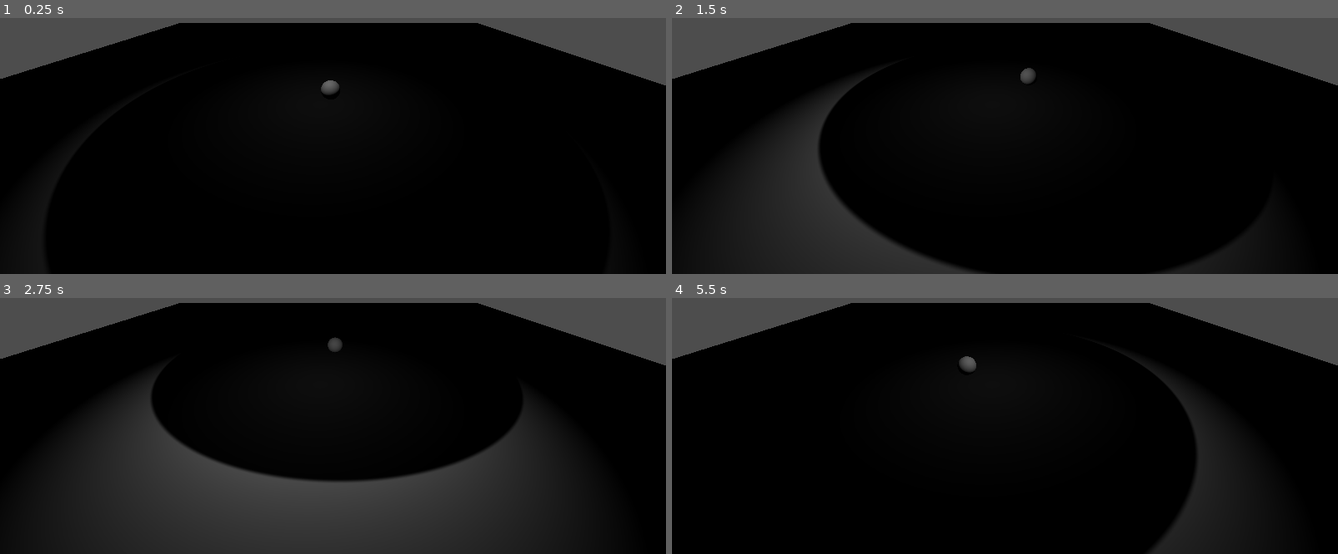
Above: before the commit, frames 1-4 (two rows, left to right).
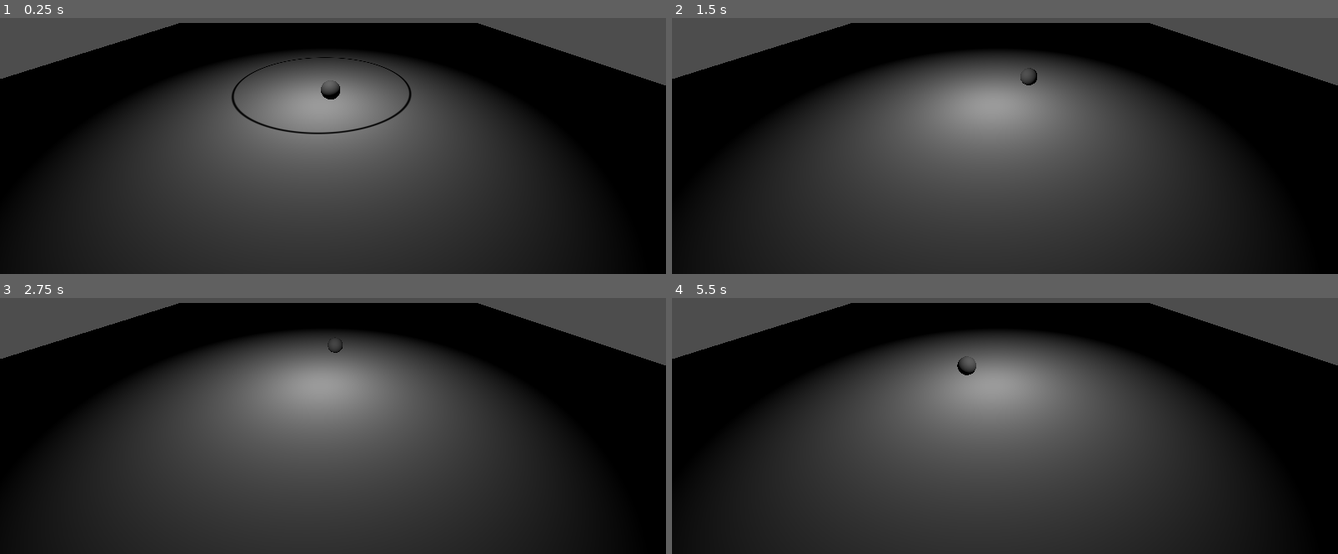
Above: after the commit, the same moments.

Repository: Techno3d/QuantumFinal
Game: Godot game, scene res://PilotWaveDoubleSlit.tscn
The game is run twice, just before and just after one commit, with the same random seed, the same clock (stepped at 60 frames per second) and the same inputs. Before the commit the project starts from res://Main.tscn.
Inputs:
- Up to frame 1 (0.25 s): no input
- Up to frame 2 (1.5 s): no input
- Up to frame 3 (2.75 s): no input
- Up to frame 4 (5.5 s): no input

The runs differ from the first frame. In frame 1, 54% of the frame differs, in the area x 8-85%, y 13-100%; in frame 2, 43%; in frame 3, 25%; in frame 4, 50%.

Commit message:
start packing some bits

Diff:
--- a/plane.gd
+++ b/plane.gd
@@ -1,12 +1,16 @@
 extends MeshInstance3D
 
 @onready var particle: MeshInstance3D = $"../Particle"
+var stored_pos: Vector3 = Vector3(0, 0, 0);
 
 func _ready():
 	pass # Replace with function body.
 
 
 # Called every frame. 'delta' is the elapsed time since the previous frame.
-func _process(_delta):
-	print(particle.position)
-	get_surface_override_material(0).set_shader_parameter("pos", particle.global_position);
+func _process(delta):
+	stored_pos.y += delta
+	if stored_pos.y > 2:
+		stored_pos = particle.global_position
+		stored_pos.y = 0
+	get_surface_override_material(0).set_shader_parameter("pos", stored_pos);
--- a/project.godot
+++ b/project.godot
@@ -11,7 +11,7 @@
 [application]
 
 config/name="PilotWaveDemonstration"
-run/main_scene="res://Main.tscn"
+run/main_scene="res://PilotWaveDoubleSlit.tscn"
 config/features=PackedStringArray("4.3", "Forward Plus")
 config/icon="res://icon.svg"
 
--- a/shaders/plane_waves.gdshader
+++ b/shaders/plane_waves.gdshader
@@ -9,23 +9,16 @@
 	normalized = (inverse(MODEL_MATRIX)*vec4(funnyPos, 1.0)).xyz/20.;
 }
 
-float ploty(vec2 st, float pct){
-  return  smoothstep( pct-0.02, pct, st.y) -
-          smoothstep( pct, pct+0.02, st.y);
-}
-float plotx(vec2 st, float pct){
-  return  smoothstep( pct-0.02, pct, st.x) -
-          smoothstep( pct, pct+0.02, st.x);
-}
-
 void fragment() {
 	vec2 st = UV*2.-1.;
-	st -= normalized.xz;
+	//st -= normalized.xz;
 	float a = 0.;
 
 	//a += ploty(st, cos(st.x+TIME));
 	float r = 0.25;
-	ALBEDO = vec3(smoothstep(r, r+0.01, st.x*st.x + st.y*st.y));
+	float angle = atan(st.y, st.x);
+	//ALBEDO = vec3(smoothstep(r, r+0.01, st.x*st.x + st.y*st.y));
+	ALBEDO = vec3(smoothstep(0., 0.005, abs(distance(st, normalized.xz)-pos.y)) );
 }
 
 //void light() {
Not shown: 3 places in PilotWaveDoubleSlit.tscn that only renumber resources
